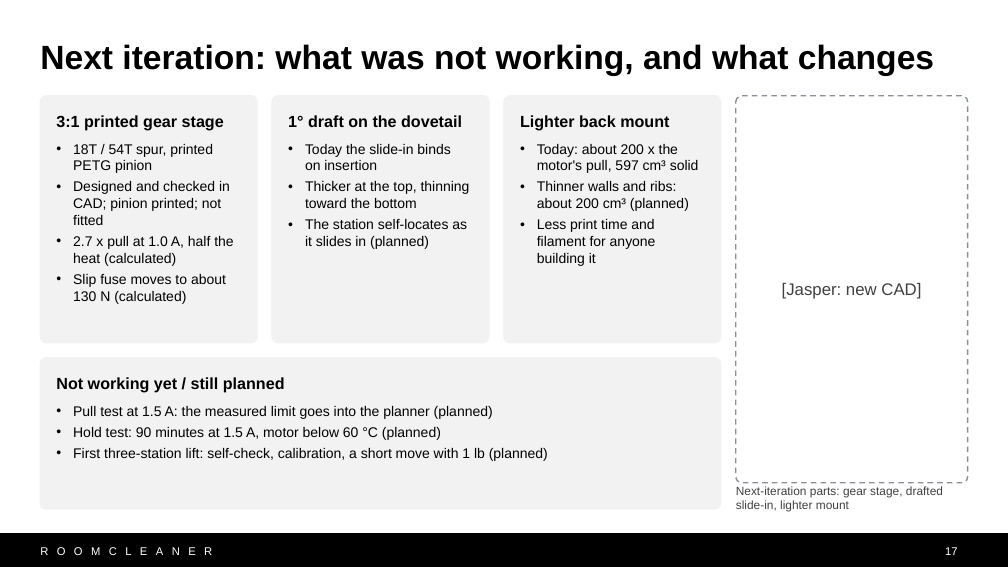
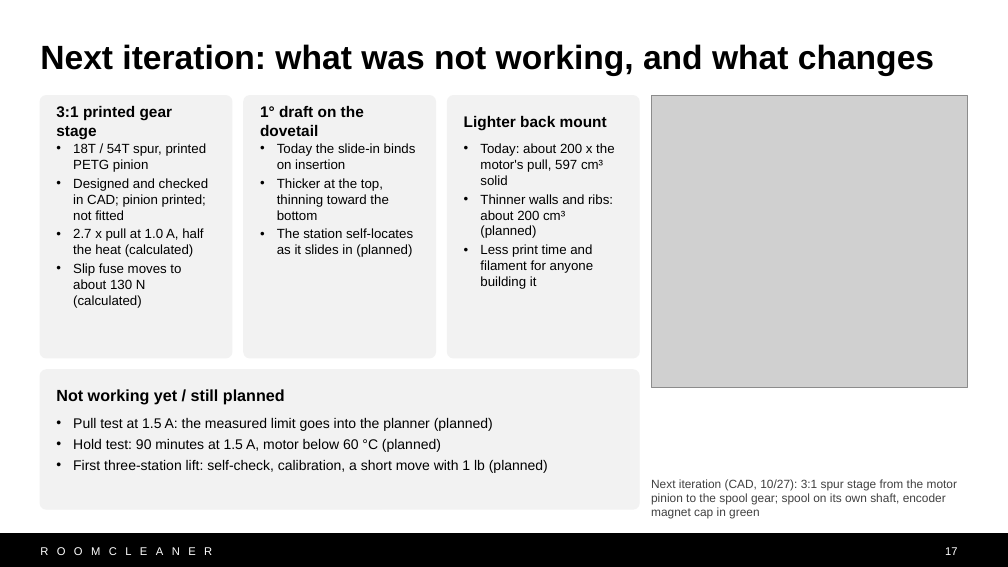
Before and after one commit to Jaspario1199/RoomCleaner, a slide deck: slide 17 of docs/presentation/deck_v10/RoomCleaner_Buntinx_v10.pptx. Drawn at 1008x567 pixels with LibreOffice and Linux fonts; fonts in the diff are those of the drawing; grey boxes stand for pictures. Boxes give left, top, right and bottom in pixels: in the first picture for what was removed or moved away, otherwise in the second. Text is boxed around its words. In the diff, an @@ line names an element or a change of style, - is before the commit and + after.

```diff
--- a/docs/presentation/deck_v10/RoomCleaner_Buntinx_v10.pptx
+++ b/docs/presentation/deck_v10/RoomCleaner_Buntinx_v10.pptx
@@ rounded rectangle: place and size @@
-rounded rectangle at [40,96,257,343]
+rounded rectangle at [40,96,232,358]
@@ rounded rectangle: place and size @@
-rounded rectangle at [272,96,489,343]
+rounded rectangle at [244,96,435,358]
@@ text "1° draft on the dovetail": place and size @@
-text "1° draft on the dovetail" at [288,115,462,127]
+text "1° draft on the dovetail" at [260,106,364,136]
@@ proportions changed in 4 elements at [40,96,232,358], [40,370,639,509], [244,96,435,358], [448,96,639,358] @@
@@ rounded rectangle: place and size @@
-rounded rectangle at [504,96,721,343]
+rounded rectangle at [448,96,639,358]
@@ size 11.5 to 11 pt in 3 elements at [56,106,173,139], [260,106,364,136], [464,116,607,130] @@
@@ text "Lighter back mount": place and size @@
-text "Lighter back mount" at [520,115,669,131]
+text "Lighter back mount" at [464,116,607,130]
@@ picture added at [651,96,968,387] @@
@@ rounded rectangle removed at [736,96,968,483] @@
@@ text "Today the slide-in binds on ...": place and size @@
-text "Today the slide-in binds on ..." at [305,144,470,249]
+text "Today the slide-in binds on ..." at [277,143,416,257]
@@ size 10 to 9.5 pt; less space between paragraphs in 3 elements at [73,143,208,308], [277,143,416,257], [480,143,614,289] @@
@@ text "Today: about 200 x the ...": place and size @@
-text "Today: about 200 x the ..." at [537,144,699,266]
+text "Today: about 200 x the ..." at [480,143,614,289]
@@ text removed at [782,283,921,299] @@
-[Jasper: new CAD]
@@ rounded rectangle: place and size @@
-rounded rectangle at [40,358,721,509]
+rounded rectangle at [40,370,639,509]
@@ text "Not working yet / still ...": place and size @@
-text "Not working yet / still ..." at [56,377,285,393]
+text "Not working yet / still ..." at [56,389,285,405]
@@ text "Pull test at 1.5 A: ...": place and size @@
-text "Pull test at 1.5 A: ..." at [73,406,548,461]
+text "Pull test at 1.5 A: ..." at [73,418,548,473]
@@ text added at [651,479,957,519], 8.5 pt, text #404040 @@
+Next iteration (CAD, 10/27): 3:1 spur stage from the motor pinion to the spool gear; spool on its own shaft, encoder magnet cap in green
@@ text removed at [736,486,943,512] @@
-Next-iteration parts: gear stage, drafted slide-in, lighter mount
```
Also in this commit, not shown: 5 other files.
